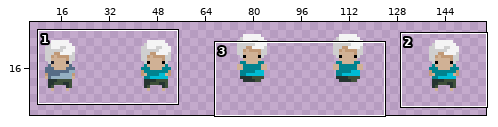
Sprite sheet -- Assets/_Project/Sprites/Player/player-down-light-Sheet.png. Above: a wide view before the commit, with the close-up outlined.
Close-up. The starting point:
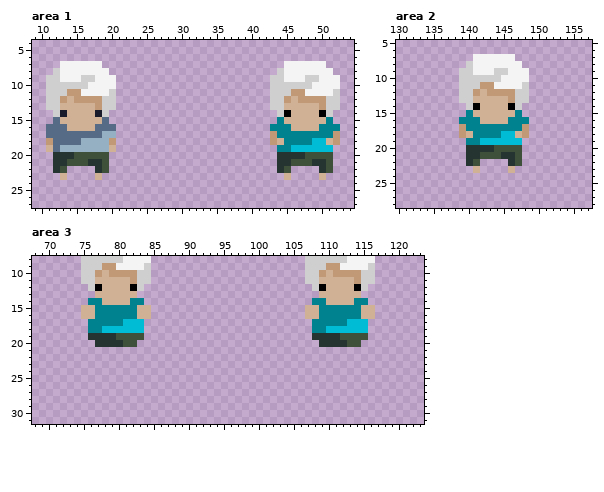
The file is 160x32 pixels. Shown: area 1: x 9..54, y 4..27; area 2: x 130..157, y 5..28; area 3: x 68..123, y 8..31. The wide view leaves out empty margins.
After:
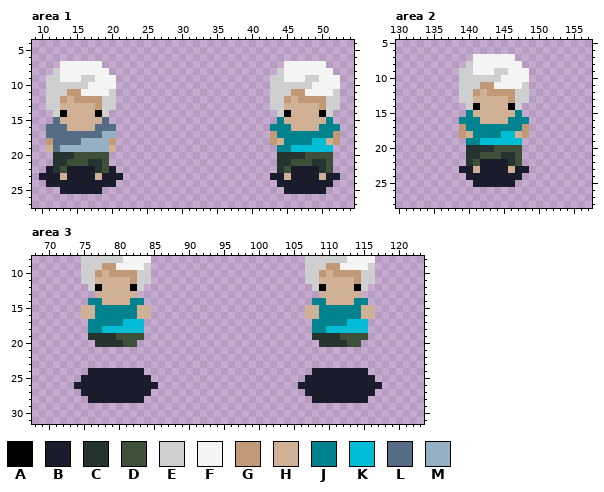
Palette (. is transparent): A #000000  B #1a1c2c  C #253430  D #3e503a  E #cfcfcf  F #f4f4f4  G #c19976  H #d0b195  J #00838f  K #00bcd4  L #566c86  M #94b0c2
The exact change:
--- area 1
@@ x 11..20 @@
 13 EEHHHHHGEE
-14 .EBHHHHBE.
+14 .EAHHHHAE.
 15 .LHHHHHHL.
@@ x 9..54 @@
 21 ...CCDDDCCD........................CCDDDCCD...
-22 ...CD....CD........................CD....CD...
-23 ....H....H..........................H....H....
-24 ..............................................
-25 ..............................................
+22 ..BCDBBBBCDB.......................CDBBBBCD...
+23 .BBBHBBBBHBBB.....................BBHBBBBHBB..
+24 ..BBBBBBBBBB.......................BBBBBBBB...
+25 ....BBBBBB..........................BBBBBB....
 26 ..............................................
--- area 2
@@ x 137..150 @@
 21 ...CCDDDCCD...
-22 ...CD....CD...
-23 ....H....H....
-24 ..............
-25 ..............
+22 ...CDBBBBCD...
+23 ..BBHBBBBHBB..
+24 ...BBBBBBBB...
+25 ....BBBBBB....
 26 ..............
--- area 3
@@ x 68..123 @@
 23 ........................................................
-24 ........................................................
-25 ........................................................
-26 ........................................................
-27 ........................................................
-28 ........................................................
+24 ........BBBBBBBB........................BBBBBBBB........
+25 .......BBBBBBBBBB......................BBBBBBBBBB.......
+26 ......BBBBBBBBBBBB....................BBBBBBBBBBBB......
+27 .......BBBBBBBBBB......................BBBBBBBBBB.......
+28 ........BBBBBBBB........................BBBBBBBB........
 29 ........................................................
